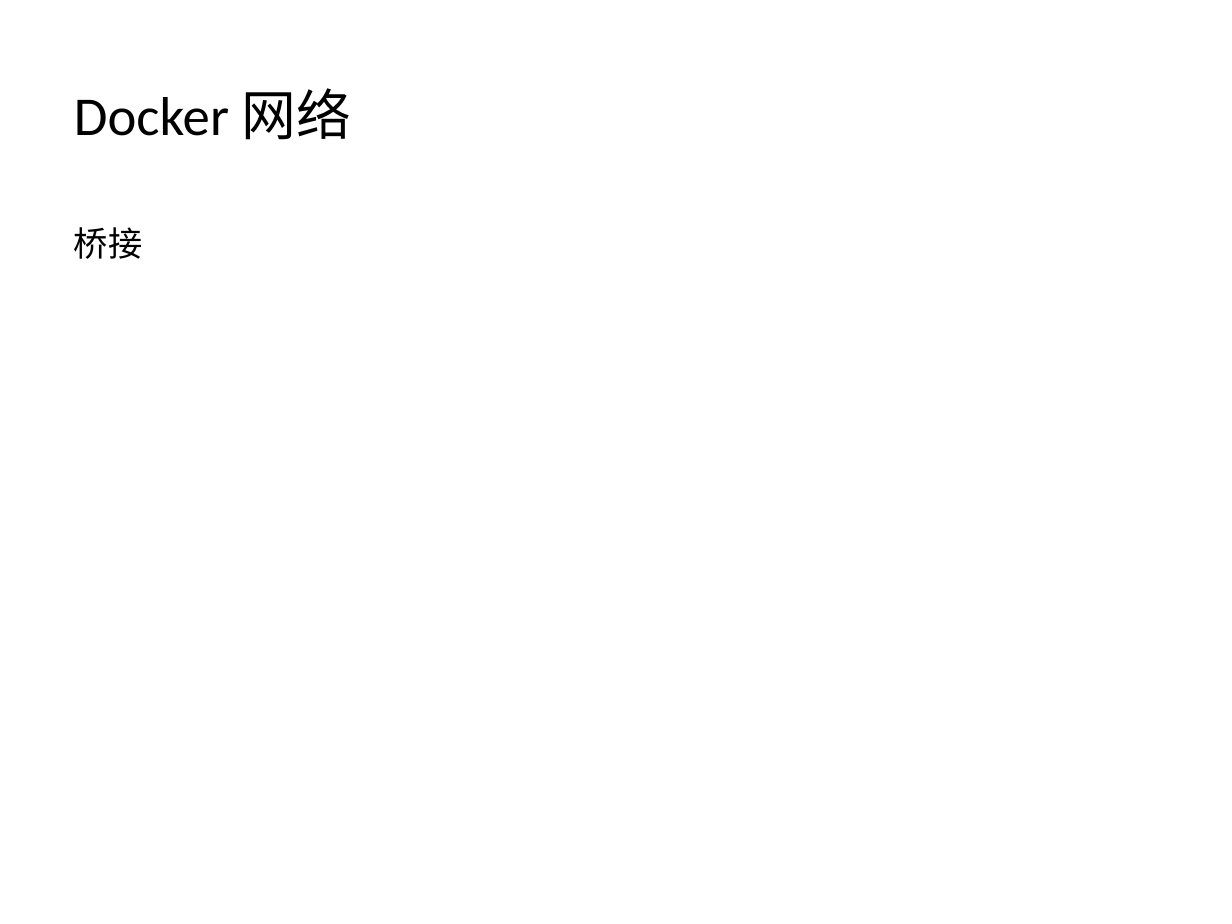
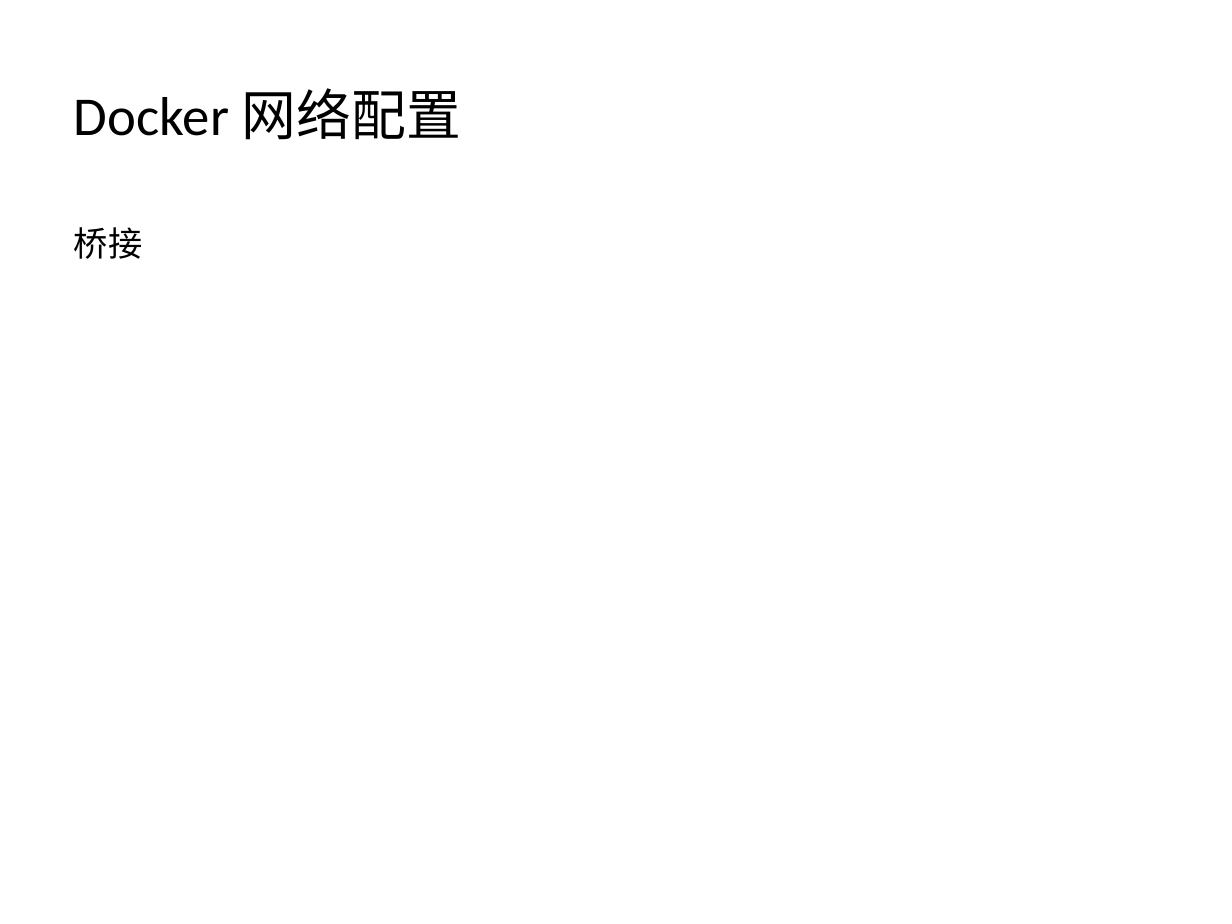
Before and after one commit to Yommmm/DesignPatterns, a slide deck: slide 13 of Docker基础与简单应用.pptx (slide 9 before the commit). Drawn at 1232x924 pixels with LibreOffice and Linux fonts; fonts in the diff are those of the drawing. Boxes give left, top, right and bottom in pixels: in the first picture for what was removed or moved away, otherwise in the second. Text is boxed around its words. In the diff, an @@ line names an element or a change of style, - is before the commit and + after.

```diff
--- a/Docker基础与简单应用.pptx
+++ b/Docker基础与简单应用.pptx
@@ title at (x1=74, y1=88, x2=461, y2=140): text changed @@
-Docker 网络
+Docker 网络配置
```
Also in this commit, not shown: 5 other slides changed, 7 slides added, 1 slide removed.
